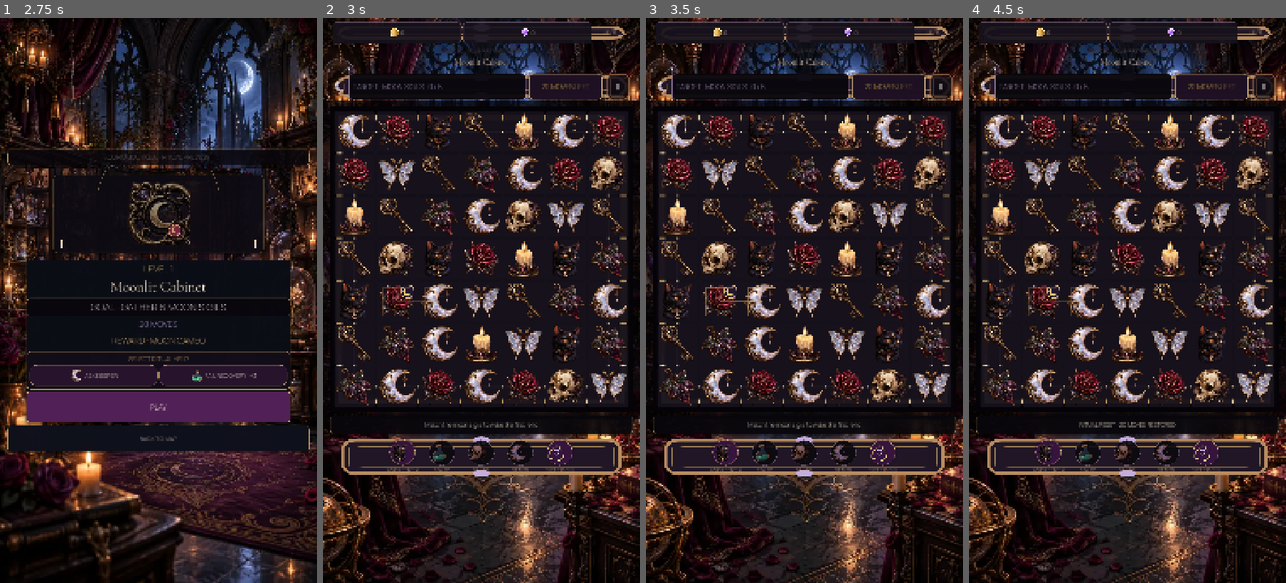
Above: before the commit, frames 1-4 (left to right).
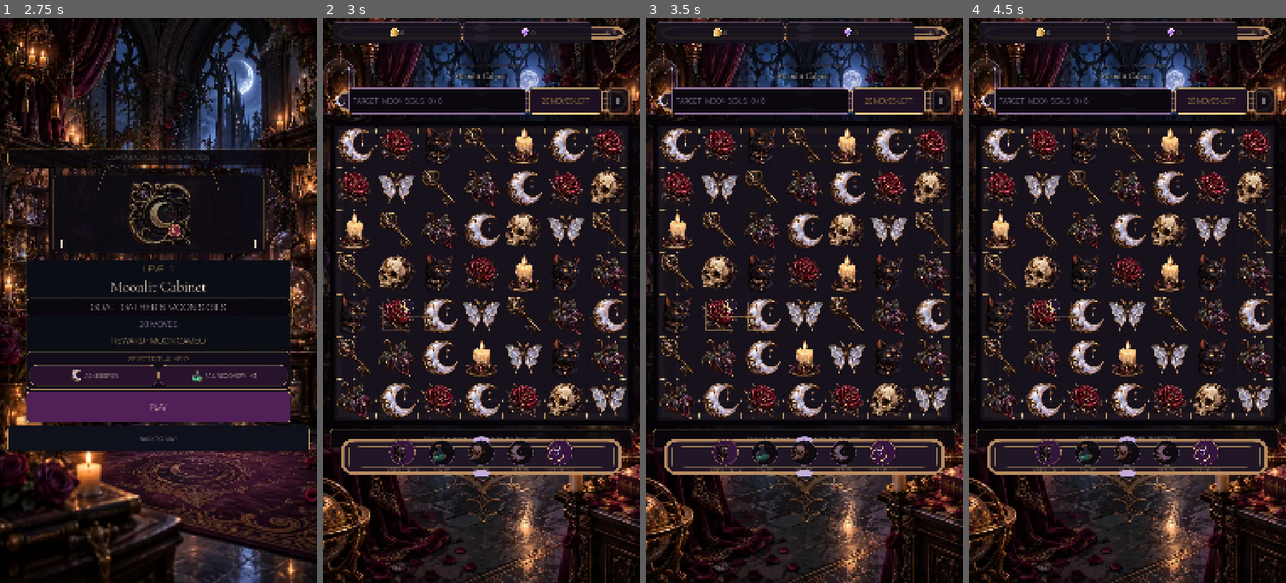
Above: after the commit, the same moments.

Repository: Jay-prodesign/akilta-match3
Game: Godot game, scene res://src/app/app_bootstrap.tscn
Two runs of this game, one before a commit and one after it. Both use one fixed random seed, a clock stepped at 60 frames per second and the inputs below.
Inputs:
- Up to frame 1 (2.75 s): click "ENTER THE HOUSE" at 0.5 s; click "PLAY LEVEL 1" at 1.25 s; click "1" at 2 s
- Up to frame 2 (3 s): click "PLAY" at 2.75 s
- Up to frame 3 (3.5 s): no input
- Up to frame 4 (4.5 s): click "Ⅱ" at 3.5 s; click "RESTART LEVEL" at 4.25 s

Frame 1 is identical in both runs. In frame 2, 27% of the frame differs, in the area x 0-100%, y 5-77%; in frame 3, 27%; in frame 4, 27%.

Commit message:
Fix gameplay mobile header clearance

Diff:
--- a/src/ui/gameplay/gameplay_screen.gd
+++ b/src/ui/gameplay/gameplay_screen.gd
@@ -1037,6 +1037,7 @@
 		"asset_backed_gameplay_chrome": ($ResourceBar as PanelContainer).get_theme_stylebox("panel") is StyleBoxTexture and ($Layout/HUDPlate as PanelContainer).get_theme_stylebox("panel") is StyleBoxTexture and _booster_tray != null and _booster_tray.get_theme_stylebox("panel") is StyleBoxTexture,
 		"board_frame_asset_owner": String(($Layout/BoardView/OrnateFrame as Panel).get_meta("production_board_frame_owner", "")) == "BoardView",
 		"north_star_gameplay_geometry": ($ResourceBar as PanelContainer).offset_bottom - ($ResourceBar as PanelContainer).off …(284 unchanged characters)…
+		"gameplay_header_clearance": ($Layout as VBoxContainer).offset_top - ($ResourceBar as PanelContainer).offset_bottom >= 56.0,
 		"resource_bar_height": ($ResourceBar as PanelContainer).offset_bottom - ($ResourceBar as PanelContainer).offset_top,
 		"hud_plate_height": ($Layout/HUDPlate as PanelContainer).custom_minimum_size.y,
 		"booster_tray_height": (_booster_tray.offset_bottom - _booster_tray.offset_top) if _booster_tray != null else 0.0,
--- a/src/ui/gameplay/gameplay_screen.tscn
+++ b/src/ui/gameplay/gameplay_screen.tscn
@@ -365,7 +365,7 @@
 anchor_right = 1.0
 anchor_bottom = 1.0
 offset_left = 24.0
-offset_top = 100.0
+offset_top = 148.0
 offset_right = -24.0
 offset_bottom = -112.0
 grow_horizontal = 2
--- a/tests/unit/test_gameplay_authored_presentation_shell.gd
+++ b/tests/unit/test_gameplay_authored_presentation_shell.gd
@@ -29,6 +29,7 @@
 	_expect(bool(contract.get("asset_backed_gameplay_chrome", false)), "Gameplay resource/HUD/booster surfaces must use authored asset-backed chrome")
 	_expect(bool(contract.get("board_frame_asset_owner", false)), "Gameplay board frame must be owned by the raster-backed BoardView rather than a second code-drawn panel border")
 	_expect(bool(contract.get("north_star_gameplay_geometry", false)), "Gameplay resource bar, target/moves HUD and lower tray must retain canonical North Star proportions")
+	_expect(bool(contract.get("gameplay_header_clearance", false)), "Gameplay level/title stack must clear the resource bar at real mobile scale")
 	_expect(float(contract.get("resource_bar_height", 0.0)) >= 76.0, "Gameplay resource strip must not collapse into a tiny utility row")
 	_expect(float(contract.get("hud_plate_height", 0.0)) >= 108.0, "Gameplay target/moves plate must keep its authored vertical hierarchy")
 	_expect(float(contract.get("booster_tray_height", 0.0)) >= 132.0, "Gameplay lower tray must keep the canonical booster-zone height")
@@ -57,6 +58,8 @@
 	var hud_plate := screen.get_node_or_null("Layout/HUDPlate") as PanelContainer
 	var booster_tray := screen.get_node_or_null("BoosterTray") as PanelContainer
 	_expect(resource_bar != null and resource_bar.offset_bottom - resource_bar.offset_top == 80.0, "Gameplay resource strip height drifted")
+	var gameplay_layout := screen.get_node_or_null("Layout") as VBoxContainer
+	_expect(gameplay_layout != null and gameplay_layout.offset_top - resource_bar.offset_bottom >= 56.0, "Gameplay title stack must preserve mobile header clearance")
 	_expect(hud_plate != null and hud_plate.custom_minimum_size.y == 112.0, "Gameplay objective strip height drifted")
 	_expect(booster_tray != null and booster_tray.offset_bottom - booster_tray.offset_top == 160.0 and is_equal_approx(booster_tray.anchor_top, 0.735), "Gameplay booster tray geometry drifted")
 	_expect(resource_bar != null and resource_bar.get_theme_stylebox("panel") is StyleBoxTexture, "Gameplay resource strip must use production chrome")
